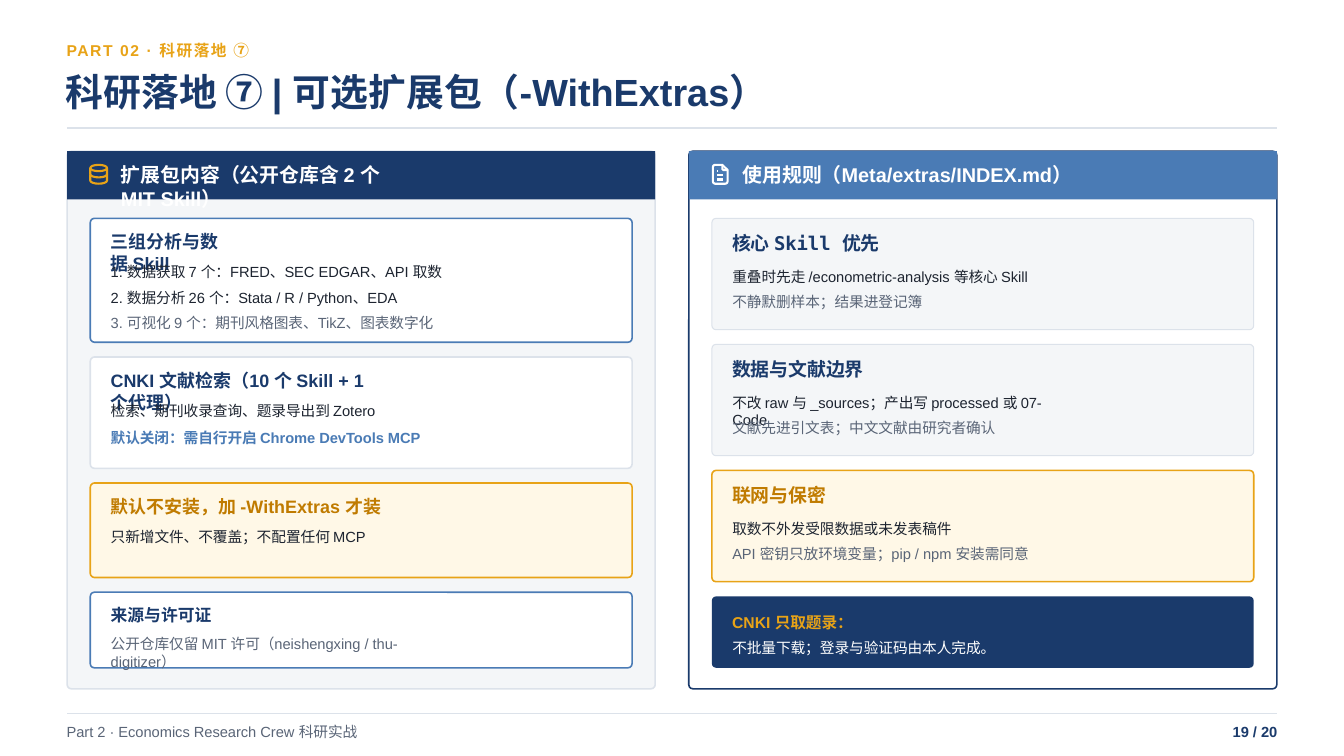
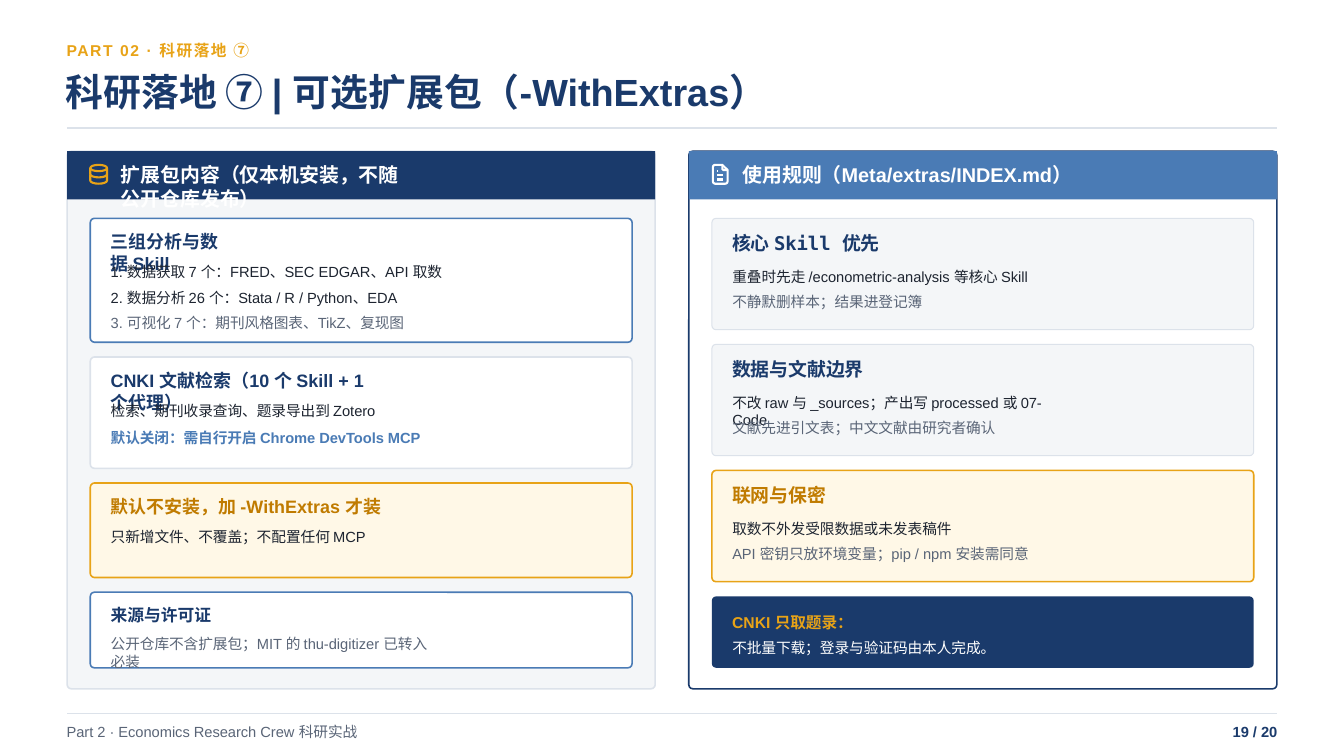
Before and after one commit to shjzzzz/Economics-Research-Crew, a slide deck: slide 19 of Claude_Code_基础与_Economics_Research_Crew_实战.pptx. Drawn at 1344x756 pixels with LibreOffice and Linux fonts; fonts in the diff are those of the drawing. Boxes give left, top, right and bottom in pixels: in the first picture for what was removed or moved away, otherwise in the second. Text is boxed around its words. In the diff, an @@ line names an element or a change of style, - is before the commit and + after.

```diff
--- a/Claude_Code_基础与_Economics_Research_Crew_实战.pptx
+++ b/Claude_Code_基础与_Economics_Research_Crew_实战.pptx
@@ text at <box>121,165,399,200</box>: text changed @@
-扩展包内容（公开仓库含 2 个 MIT Skill）
+扩展包内容（仅本机安装，不随公开仓库发布）
@@ text at <box>111,315,404,329</box>: text changed @@
-3. 可视化 9 个：期刊风格图表、TikZ、图表数字化
+3. 可视化 7 个：期刊风格图表、TikZ、复现图
@@ text at <box>111,636,427,669</box>: text changed @@
-公开仓库仅留 MIT 许可（neishengxing / thu-digitizer）
+公开仓库不含扩展包；MIT 的 thu-digitizer 已转入必装
```
Also in this commit, not shown: 5 other slides changed.
